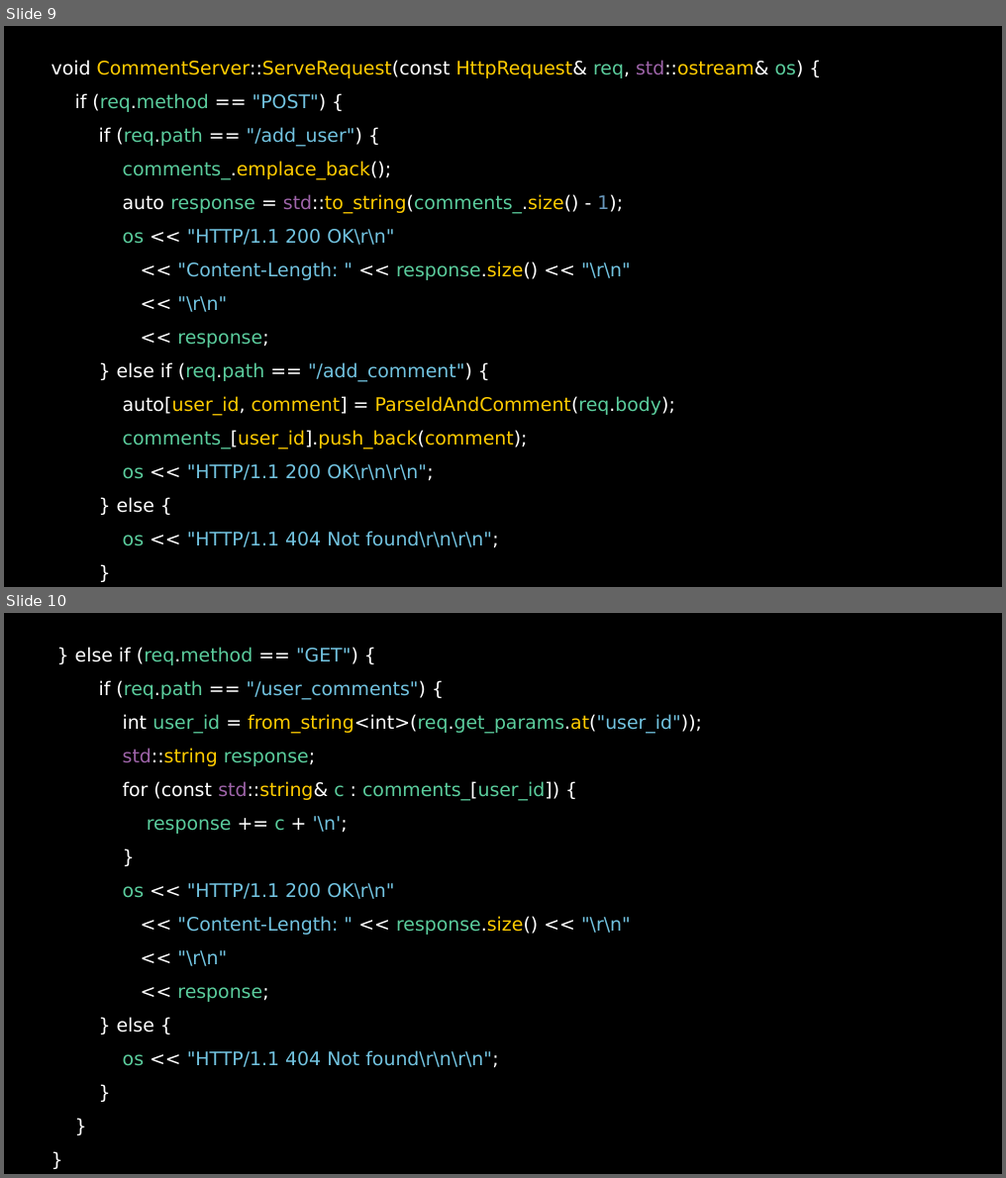
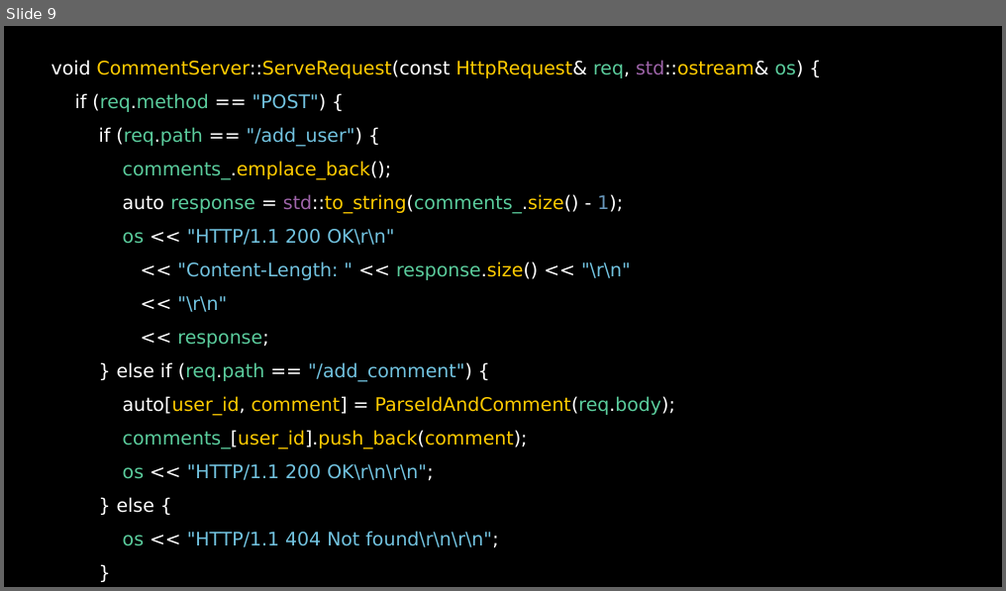
Before and after one commit to ishfb/secr2017, a slide deck: slides.pptx. Shown one above the other, each under a label of ours: slides 9 and 10 before the commit, slide 9 after it. The pictures are 1006x1178 and 1006x591 pixels, drawn with LibreOffice and Linux fonts; fonts in the diff are those of the drawing. Boxes give left, top, right and bottom in pixels: in the first picture for what was removed or moved away, otherwise in the second. Text is boxed around its words. In the diff, an @@ line names an element or a change of style, - is before the commit and + after.

Commit message:
Минус ещё один слайд

```diff
--- a/slides.pptx
+++ b/slides.pptx
@@ slide 10 removed at (4, 613, 1002, 1174), background #FFFFFF @@
@@ text removed at (4, 613, 1002, 1174) @@
-} else if (req.method == "GET") {
-if (req.path == "/user_comments") {
-int user_id = from_string<int>(req.get_params.at("user_id"));
-std::string response;
-for (const std::string& c : comments_[user_id]) {
-response += c + '\n';
-}
-os << "HTTP/1.1 200 OK\r\n"
-<< "Content-Length: " << response.size() << "\r\n"
-<< "\r\n"
-<< response;
-} else {
-os << "HTTP/1.1 404 Not found\r\n\r\n";
-}
-}
-}
```
